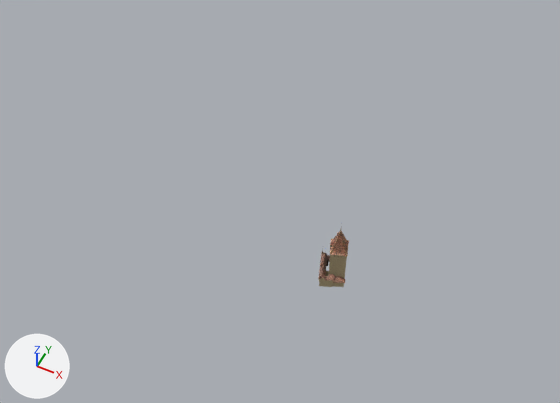
The FBX model _data/models/FBX/Christoffel/Bern-Bahnhofsplatz.fbx: old version first, new version second.
One viewpoint serves both versions: a 50 mm lens placed at (1.0, -3.46, 4.86), pointed at (-0.96, 0.45, -0.03). The axes (+X, +Y, +Z) are drawn at lower left. The lights are the same throughout. Where no turn or scale is listed for an object, it has been applied to the vertices.

Names of what the first picture shows: 'Christoffel-Basis', 'Christoffel-Turm'.
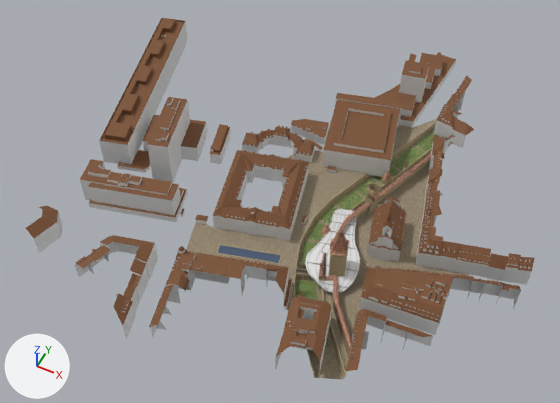
Diff of the bpy script that builds the scene:
```diff
--- a/_data/models/FBX/Christoffel/Bern-Bahnhofsplatz.fbx.py
+++ b/_data/models/FBX/Christoffel/Bern-Bahnhofsplatz.fbx.py
@@ ob_graben_grass @@
+ob_graben_grass = bpy.data.objects.new('Graben-Grass', me_untitled_001)  # 188 vertices, 129 faces; spans x -0.62..0.18, y -0.91..2.05, z -0.06; in mat_mergel1 (picture img_mergel1_jpeg), mat_grass1 (picture img_grass_jpg)
+ob_graben_grass.location = (0.0, 0.0, 0.0)
@@ ob_umgebung_daecher @@
+ob_umgebung_daecher = bpy.data.objects.new('Umgebung-Daecher', me_3d_stadtmodell_dachflaeche)  # 4847 vertices, 4265 faces; spans x -3.01..1.12, y -1.26..2.91, z 0.0..0.58; in mat_global_bahnhofplatz_nur_3d_dwg_model_255_63_0_bahnhofplatz_nur (brown #7a5132)
+ob_umgebung_daecher.location = (0.0, 0.0, 0.0)
@@ ob_graben_turm_stein @@
+ob_graben_turm_stein = bpy.data.objects.new('Graben-Turm-Stein', me_untitled_264)  # 2052 vertices, 1620 faces; spans x -0.485..-0.201, y 0.225..1.068, z -0.077..0.057; in mat_sandstein1 (picture img_sandstein1_png)
+ob_graben_turm_stein.location = (0.0, 0.0, 0.0)
@@ ob_graben_turm_dach @@
+ob_graben_turm_dach = bpy.data.objects.new('Graben-Turm-Dach', me_untitled_004)  # 168 vertices, 184 faces; spans x -0.492..-0.192, y 0.219..1.076, z 0.051..0.139; in mat_ziegel (picture img_ziegel1_png)
+ob_graben_turm_dach.location = (0.0, 0.0, 0.001)
@@ ob_mauer_dach @@
+ob_mauer_dach = bpy.data.objects.new('Mauer-Dach', me_untitled_281)  # 84 vertices, 74 faces; spans x -0.36..0.2, y -0.71..1.46, z 0.09..0.11; in mat_ziegel (picture img_ziegel1_png)
+ob_mauer_dach.location = (0.0, 0.0, 0.0)
@@ ob_mauer_turm @@
+ob_mauer_turm = bpy.data.objects.new('Mauer-Turm', me_untitled_275)  # 1616 vertices, 1173 faces; spans x -0.307..-0.189, y 0.649..0.773, z -0.013..0.248; in mat_sandstein1 (picture img_sandstein1_png), mat_ziegel (picture img_ziegel1_png)
+ob_mauer_turm.location = (0.0, 0.0, 0.0)
@@ ob_graben_mauern @@
+ob_graben_mauern = bpy.data.objects.new('Graben-Mauern', me_untitled_295)  # 180 vertices, 138 faces; spans x -0.62..0.2, y -0.91..2.05, z -0.06..0.02; in mat_sandstein1 (picture img_sandstein1_png), mat_mergel1 (picture img_mergel1_jpeg), mat_wasser (dark blue #485670)
+ob_graben_mauern.location = (0.0, 0.0, 0.0)
@@ ob_graben_bruecken @@
+ob_graben_bruecken = bpy.data.objects.new('Graben-Bruecken', me_untitled_296)  # 840 vertices, 568 faces; spans x -0.545..-0.267, y -0.213..0.02, z -0.066..-0.001; in mat_sandstein1 (picture img_sandstein1_png), mat_mergel1 (picture img_mergel1_jpeg), mat_wasser (dark blue #485670)
+ob_graben_bruecken.location = (0.0, 0.0, 0.0)
@@ ob_baldachin_glas @@
+ob_baldachin_glas = bpy.data.objects.new('Baldachin-Glas', me_cube_023)  # 92 vertices, 90 faces; spans x -0.479..-0.052, y -0.261..0.568, z 0.037..0.111; in mat_baldachin_glas (white #e7e7e7)
+ob_baldachin_glas.location = (0.0, 0.0, 0.0)
@@ ob_baldachin_stahl @@
+ob_baldachin_stahl = bpy.data.objects.new('Baldachin-Stahl', me_cylinder_001)  # 1556 vertices, 1158 faces; spans x -0.477..-0.054, y -0.26..0.568, z -0.01..0.116; in mat_baldaching_stahl (grey #8f8f8f)
+ob_baldachin_stahl.location = (0.0, 0.0, 0.0)
@@ ob_mauer_weg @@
+ob_mauer_weg = bpy.data.objects.new('Mauer-Weg', me_untitled_003)  # 27 vertices, 13 faces; spans x -0.42..0.22, y -0.83..2.05, z -0.01; in mat_mergel1 (picture img_mergel1_jpeg)
+ob_mauer_weg.location = (0.0, 0.0, 0.0)
@@ ob_umgebung_fassaden @@
+ob_umgebung_fassaden = bpy.data.objects.new('Umgebung-Fassaden', me_3d_stadtmodell_fassadenflaeche)  # 7082 vertices, 6696 faces; spans x -3.01..1.12, y -1.26..2.92, z -0.04..0.45; in mat_global_bahnhofplatz_nur_3d_dwg_model_192_192_192_bahnhofplatz_n (light grey #e1e1e1)
+ob_umgebung_fassaden.location = (0.0, 0.0, 0.0)
@@ ob_mauer_wand @@
+ob_mauer_wand = bpy.data.objects.new('Mauer-Wand', me_untitled_002)  # 6983 vertices, 7523 faces; spans x -0.36..0.18, y -0.71..1.46, z -0.01..0.09; in mat_sandstein1 (picture img_sandstein1_png)
+ob_mauer_wand.location = (0.0, 0.0, 0.0)
@@ ob_boden @@
+ob_boden = bpy.data.objects.new('Boden', me_untitled_000)  # 138 vertices, 87 faces; spans x -1.46..0.76, y -0.7..2.04, z -0.04..0.01; in mat_sandstein1 (picture img_sandstein1_png), mat_mergel1 (picture img_mergel1_jpeg), mat_wasser (dark blue #485670)
+ob_boden.location = (0.0, 0.0, 0.0)
```

Changed parts and their boxes (x1, y1, x2, y2) in the pictures (560 x 403 px):
'Umgebung-Daecher', added (brown)
    after: (26, 18, 535, 371)
'Umgebung-Fassaden', added
    after: (34, 22, 531, 384)
'Boden', added (brown)
    after: (186, 119, 469, 340)
'Graben-Grass', added (green)
    after: (295, 127, 440, 379)
'Baldachin-Glas', added
    after: (305, 209, 360, 292)
'Graben-Mauern', added (brown)
    after: (293, 121, 466, 379)
'Mauer-Dach', added (brown)
    after: (333, 153, 432, 351)
'Mauer-Weg', added (brown)
    after: (323, 141, 453, 371)
'Mauer-Wand', added
    after: (332, 158, 431, 358)
'Mauer-Turm', added
    after: (365, 182, 381, 212)
'Baldachin-Stahl', added
    after: (307, 208, 358, 292)
'Graben-Bruecken', added
    after: (295, 261, 321, 290)
'Graben-Turm-Dach', added
    after: (321, 171, 392, 235)
'Graben-Turm-Stein', added
    after: (322, 178, 391, 238)
